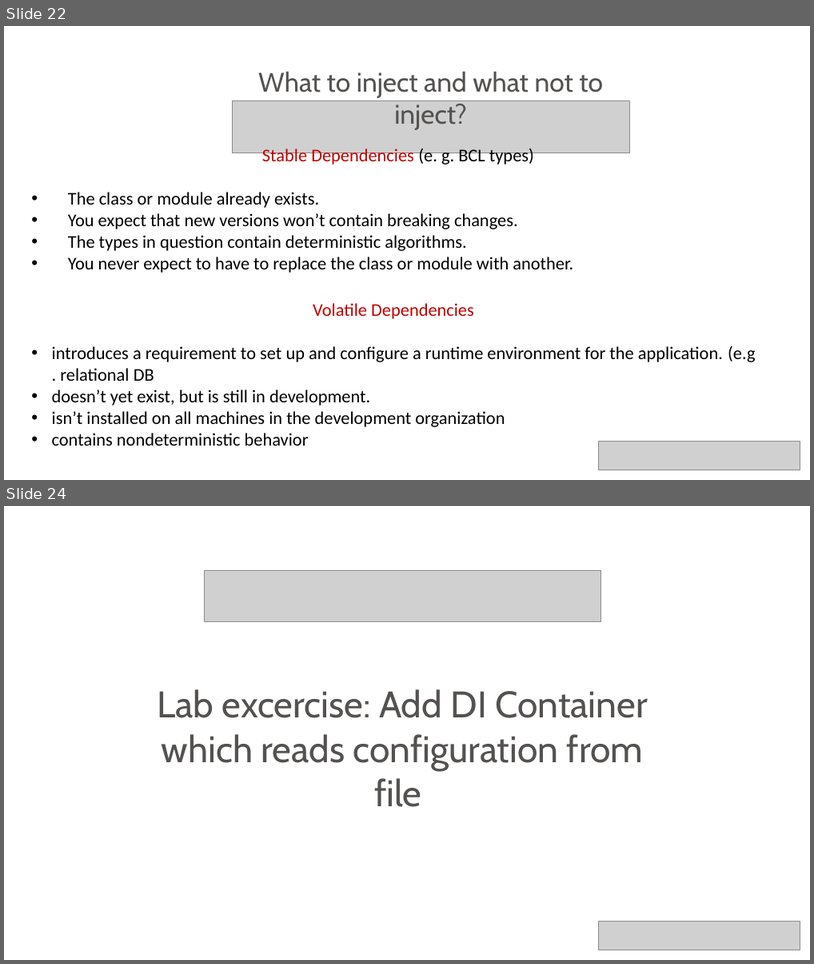
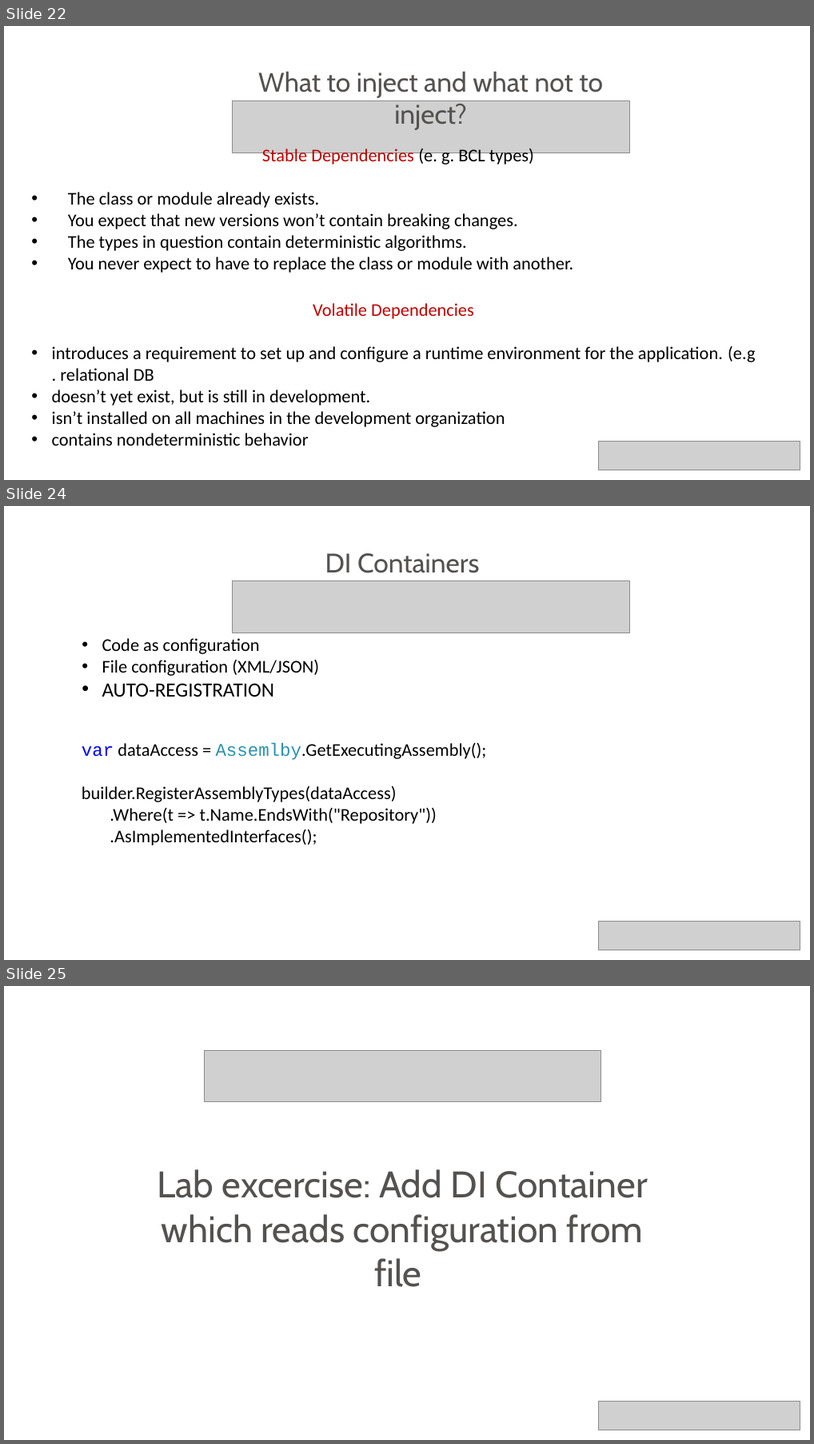
Before and after one commit to neman/DI-Course, a slide deck: DI Course.pptx. Shown one above the other, each under a label of ours: slides 22 and 24 before the commit, slides 22, 24 and 25 after it; the slides between them are not shown. The pictures are 814x964 and 814x1444 pixels, drawn with LibreOffice and Linux fonts; fonts in the diff are those of the drawing; grey boxes stand for pictures; background and template pictures are left out. Boxes give left, top, right and bottom in pixels: in the first picture for what was removed or moved away, otherwise in the second. Text is boxed around its words. In the diff, an @@ line names an element or a change of style, - is before the commit and + after.

```diff
--- a/DI Course.pptx
+++ b/DI Course.pptx
@@ slide 24 added at (4, 506, 810, 960), background picture (left out) @@
@@ text added at (326, 553, 479, 573), 48 pt, text #545250 @@
+DI Containers
@@ picture added at (233, 580, 630, 632) @@
@@ text added at (102, 638, 319, 697), 32 pt, text #000000 @@
+• Code as configuration
+• File configuration (XML/JSON)
+• AUTO-REGISTRATION
@@ text added at (82, 743, 487, 845), 32 pt, text #000000 @@
+var dataAccess = Assemlby.GetExecutingAssembly();
+builder.RegisterAssemblyTypes(dataAccess)
+.Where(t => t.Name.EndsWith("Repository"))
+.AsImplementedInterfaces();
@@ picture added at (598, 921, 800, 949) @@
@@ what was slide 24 is now slide 25 @@
```
Also in this commit, not shown: 1 slide changed, 1 other file.
